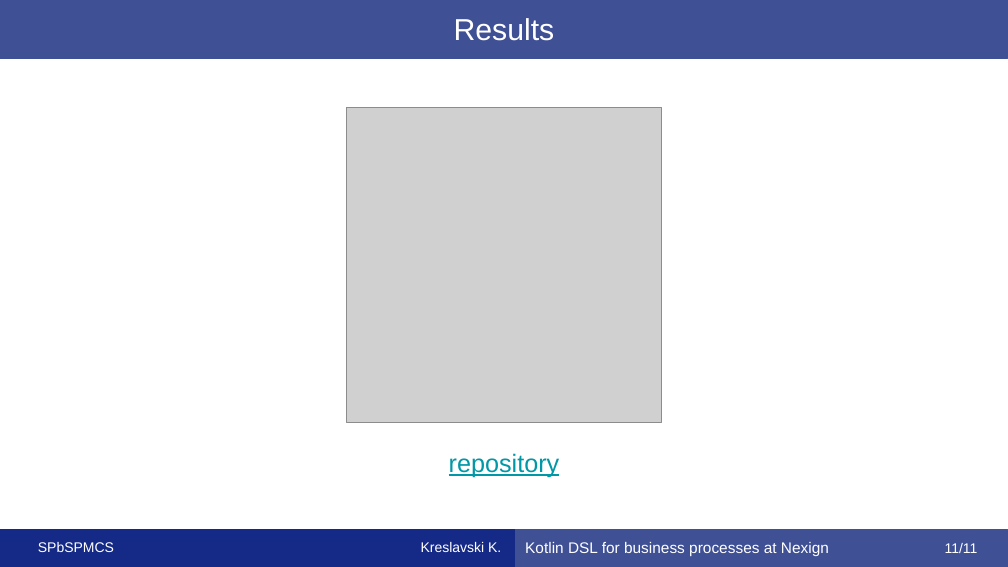
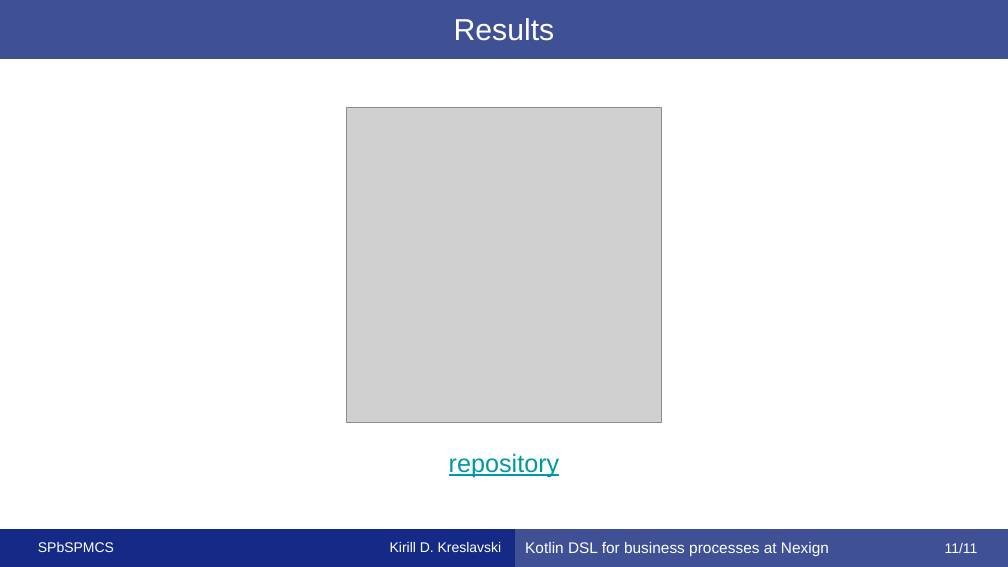
Before and after one commit to KreslavskiKD/nexign-kotlin-bp, a slide deck: slide 11 of other/2 sem/research_proposal/presentation/Research Proposal Nexign.pptx. Drawn at 1008x567 pixels with LibreOffice and Linux fonts; fonts in the diff are those of the drawing; grey boxes stand for pictures. Boxes give left, top, right and bottom in pixels: in the first picture for what was removed or moved away, otherwise in the second. Text is boxed around its words. In the diff, an @@ line names an element or a change of style, - is before the commit and + after.

```diff
--- a/other/2 sem/research_proposal/presentation/Research Proposal Nexign.pptx
+++ b/other/2 sem/research_proposal/presentation/Research Proposal Nexign.pptx
@@ text in rectangle at <box>390,542,502,552</box>: text changed @@
-Kreslavski K.
+Kirill D. Kreslavski
```
Also in this commit, not shown: 10 other slides changed, 2 other files.
